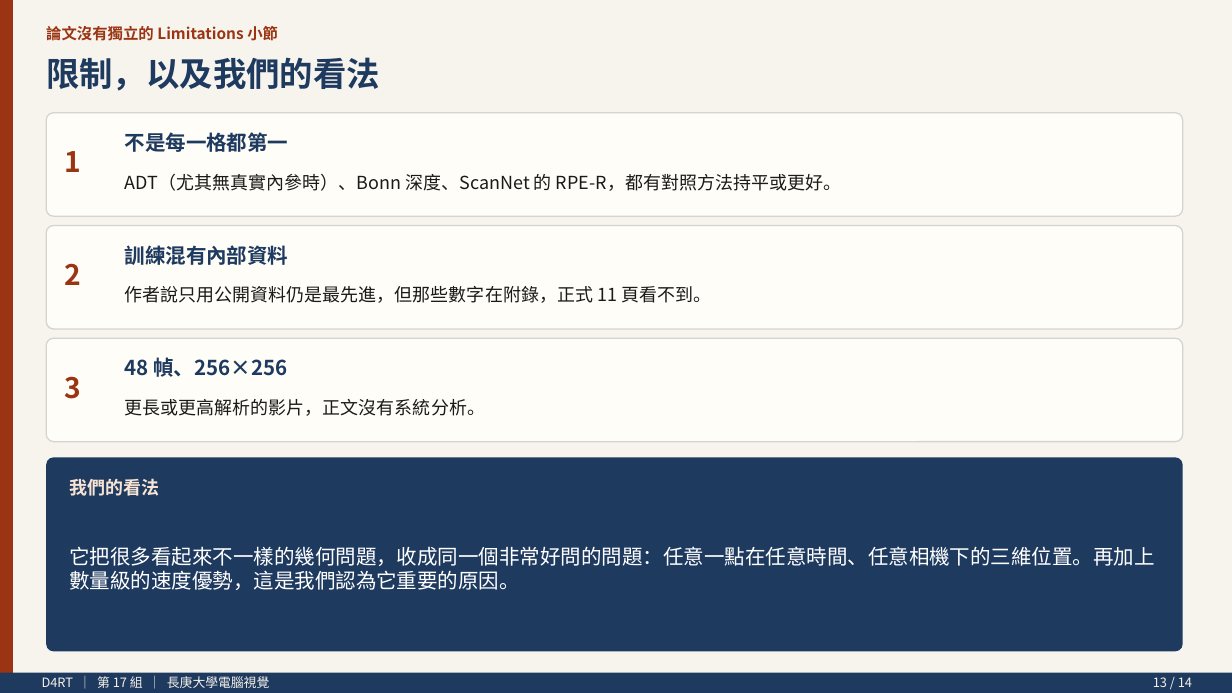
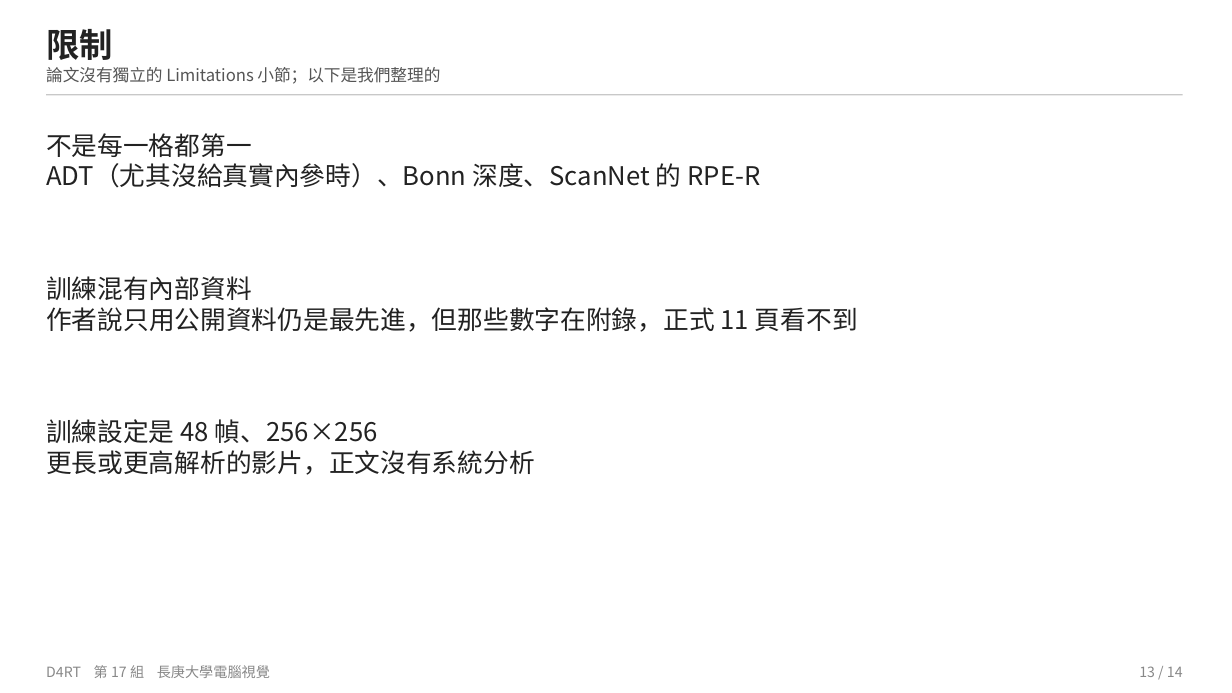
Before and after one commit to soymilk0211/cgu-cv-d4rt-presentation, a slide deck: slide 13 of D4RT_簡報.pptx. Drawn at 1232x693 pixels with LibreOffice and Linux fonts; fonts in the diff are those of the drawing. Boxes give left, top, right and bottom in pixels: in the first picture for what was removed or moved away, otherwise in the second. Text is boxed around its words. In the diff, an @@ line names an element or a change of style, - is before the commit and + after.

```diff
--- a/D4RT_簡報.pptx
+++ b/D4RT_簡報.pptx
@@ rectangle removed at box(0, 0, 1232, 693) @@
@@ rectangle removed at box(0, 0, 13, 693) @@
@@ vertical alignment middle to top in 6 elements at box(46, 665, 270, 678), box(46, 276, 858, 332), box(46, 67, 440, 84), box(46, 419, 535, 475), box(46, 133, 760, 188), box(46, 29, 113, 60) @@
@@ text at box(46, 29, 113, 60): text changed; text colour #1E3A5F to #222222 @@
-限制，以及我們的看法
+限制
@@ text at box(46, 67, 440, 84): text changed; size 12 to 13 pt; text colour #9A3412 to #555555; bold off @@
-論文沒有獨立的 Limitations 小節
+論文沒有獨立的 Limitations 小節；以下是我們整理的
@@ rounded rectangle removed at box(46, 113, 1183, 216) @@
@@ rectangle added at box(46, 94, 1183, 95), fill #C8C8C8 @@
@@ text at box(46, 133, 760, 188): text changed; size 14 to 20 pt; text colour #1C1917 to #222222 @@
-ADT（尤其無真實內參時）、Bonn 深度、ScanNet 的 RPE-R，都有對照方法持平或更好。
+不是每一格都第一
+ADT（尤其沒給真實內參時）、Bonn 深度、ScanNet 的 RPE-R
@@ text removed at box(125, 132, 289, 152) @@
-不是每一格都第一
@@ text removed at box(65, 151, 82, 172) @@
-1
@@ rounded rectangle removed at box(46, 226, 1183, 329) @@
@@ text removed at box(65, 263, 82, 285) @@
-2
@@ text removed at box(125, 245, 289, 265) @@
-訓練混有內部資料
@@ text at box(46, 276, 858, 332): text changed; size 14 to 20 pt; text colour #1C1917 to #222222 @@
-作者說只用公開資料仍是最先進，但那些數字在附錄，正式 11 頁看不到。
+訓練混有內部資料
+作者說只用公開資料仍是最先進，但那些數字在附錄，正式 11 頁看不到
@@ rounded rectangle removed at box(46, 338, 1183, 442) @@
@@ text removed at box(125, 357, 288, 377) @@
-48 幀、256×256
@@ text removed at box(65, 376, 82, 399) @@
-3
@@ text at box(46, 419, 535, 475): text changed; size 14 to 20 pt; text colour #1C1917 to #222222 @@
-更長或更高解析的影片，正文沒有系統分析。
+訓練設定是 48 幀、256×256
+更長或更高解析的影片，正文沒有系統分析
@@ rounded rectangle removed at box(46, 457, 1183, 652) @@
@@ text removed at box(69, 478, 159, 496) @@
-我們的看法
@@ text removed at box(69, 546, 1154, 590) @@
-它把很多看起來不一樣的幾何問題，收成同一個非常好問的問題：任意一點在任意時間、任意相機下的三維位置。再加上數量級的速度優勢，這是我們認為它重要的原因。
@@ rectangle removed at box(0, 673, 1232, 693) @@
@@ text at box(46, 665, 270, 678): text changed; size 10 to 11 pt; text colour #F5F0E8 to #888888 @@
-D4RT ｜ 第 17 組 ｜ 長庚大學電腦視覺
+D4RT 第 17 組 長庚大學電腦視覺
@@ text "13 / 14": place and size @@
-text "13 / 14" at box(1153, 677, 1192, 687)
+text "13 / 14" at box(1139, 666, 1183, 677)
@@ text "13 / 14" at box(1139, 666, 1183, 677): size 10 to 11 pt, text colour #F5F0E8 to #888888; vertical alignment middle to top @@
```
Also in this commit, not shown: 12 other slides changed, 1 slide added, 1 slide removed, 4 other files.
